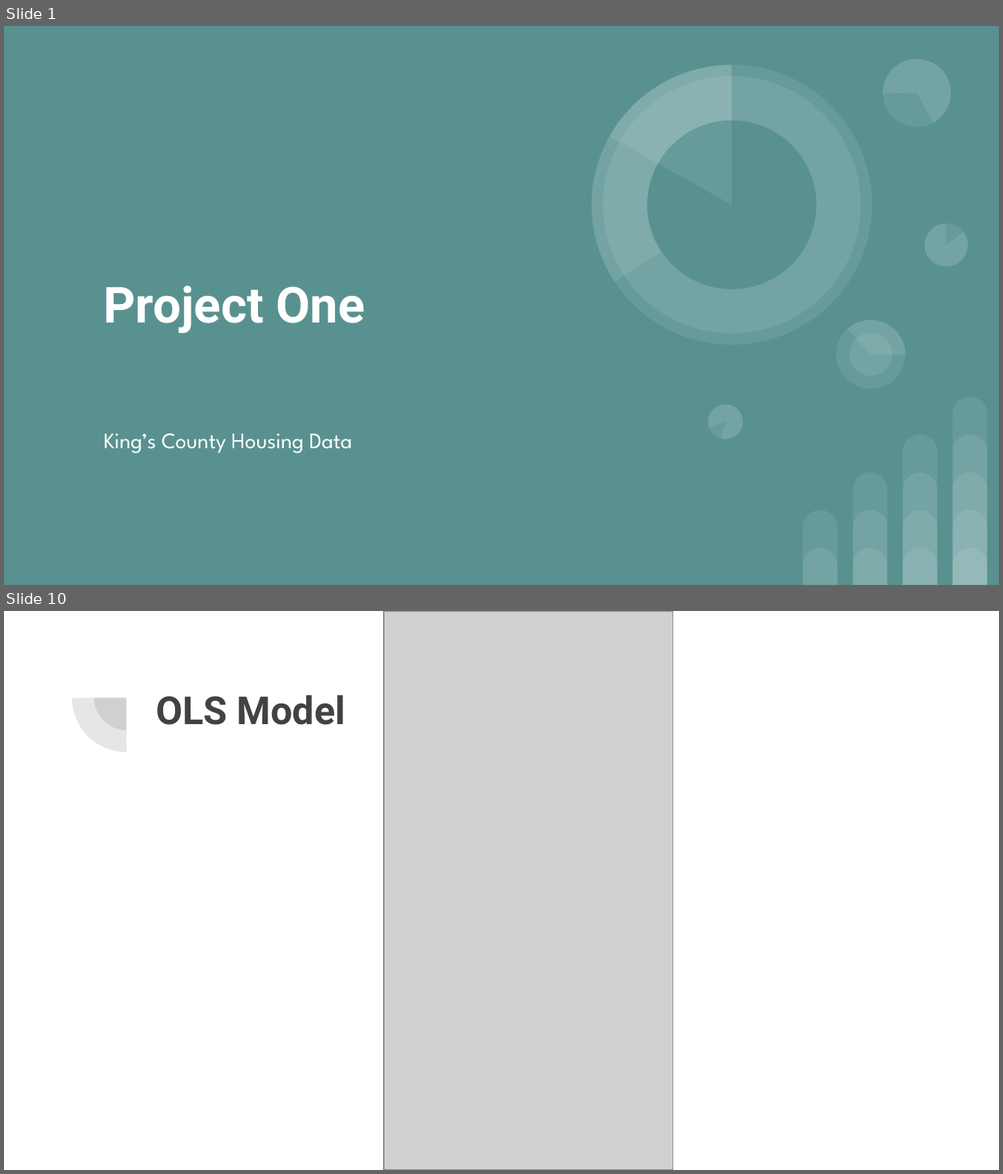
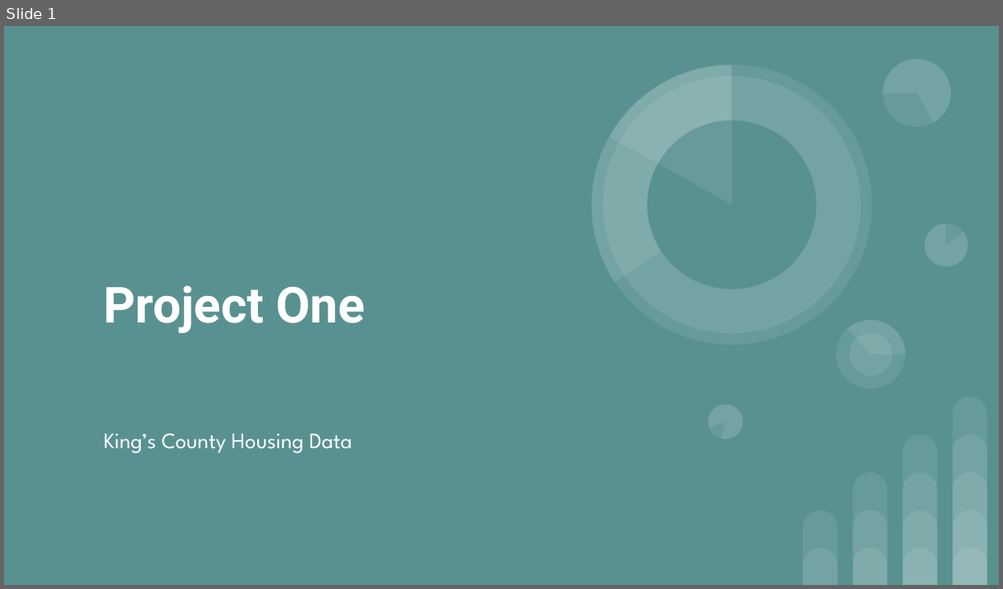
Before and after one commit to learn-co-students/dsc-1-final-project-online-ds-pt-100118, a slide deck: Project One.pptx. Shown one above the other, each under a label of ours: slides 1 and 10 before the commit, slide 1 after it; the slides between them are not shown. The pictures are 1003x1174 and 1003x589 pixels, drawn with LibreOffice and Linux fonts; fonts in the diff are those of the drawing; grey boxes stand for pictures. Boxes give left, top, right and bottom in pixels: in the first picture for what was removed or moved away, otherwise in the second. Text is boxed around its words. In the diff, an @@ line names an element or a change of style, - is before the commit and + after.

```diff
--- a/Project One.pptx
+++ b/Project One.pptx
@@ slide 10 removed at <box>4,611,999,1170</box>, background #FFFFFF @@
@@ picture removed at <box>384,611,674,1170</box> @@
@@ pie slice (boxed as its full ellipse) removed at <box>71,644,180,752</box> @@
@@ pie slice (boxed as its full ellipse) removed at <box>94,666,159,730</box> @@
@@ title removed at <box>156,695,345,725</box> @@
-OLS Model
```
Also in this commit, not shown: 6 slides added, 10 other slides removed, 1 other file.
